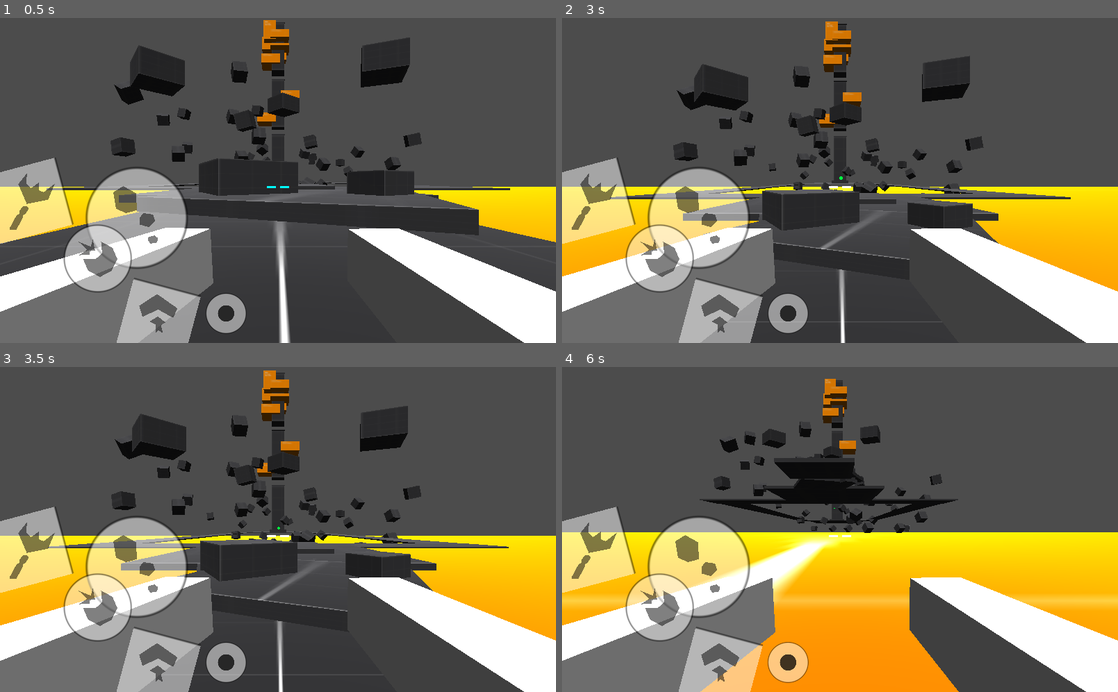
Above: before the commit, frames 1-4 (two rows, left to right).
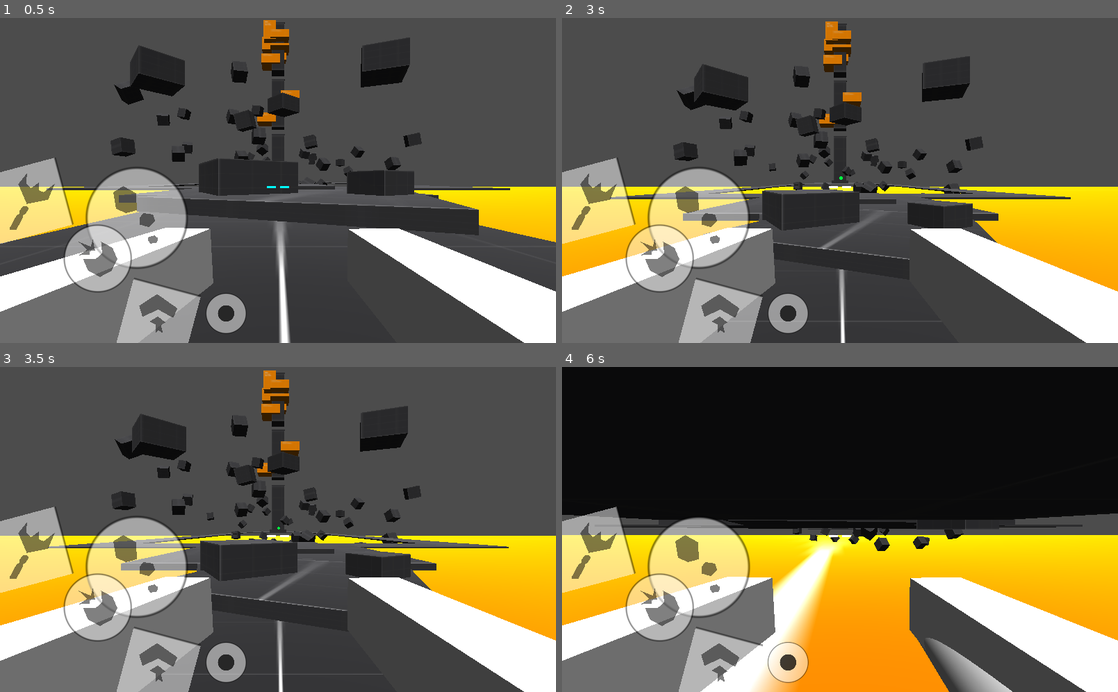
Above: after the commit, the same moments.

Repository: don-tnowe/godot-grappling-hook-fps
Game: Godot game, scene res://src/Screens/Main.tscn
Two runs of this game, one before a commit and one after it. Both use one fixed random seed, a clock stepped at 60 frames per second and the inputs below.
Inputs (mouse positions are in pixels of both pictures, inside the frame that each line leads up to):
- Up to frame 1 (0.5 s): no input
- Up to frame 2 (3 s): tap Enter at 0.5 s; move the mouse to (867, 180) at 0.52 s; hold W (move_fwd) from 0.53 s (still down); right-click (867, 180) at 0.6 s; tap Space (jump) at 0.77, 1.52, 2.75 s; move the mouse to (812, 180) at 1.27 s; click (812, 180) at 1.35 s; move the mouse to (851, 174) at 2.02 s; tap Shift (fire_special) at 2.1 s; move the mouse to (834, 187) at 2.77 s; tap Alt at 2.85 s
- Up to frame 3 (3.5 s): keep holding W (move_fwd); tap Space (jump) at 3.02 s
- Up to frame 4 (6 s): move the mouse to (1006, 578) at 3.52 s; release W (move_fwd) at 3.53 s; hold A (strafe_left) 3.53-5.03 s; right-click (1006, 578) at 3.6 s; tap Space (jump) at 3.77, 4.52 s; move the mouse to (673, 480) at 4.27 s; click (673, 480) at 4.35 s; move the mouse to (845, 529) at 5.02 s; hold W (move_fwd) 5.03-5.78 s; tap Shift (fire_special) at 5.1 s; move the mouse to (817, 523) at 5.77 s; hold D (strafe_right) from 5.78 s (still down); tap Alt at 5.85 s

Frame 1 is identical in both runs. In frame 2, less than 0.1% of the frame differs, in the area x 20-79%, y 1-78%; in frame 3, less than 0.1%; in frame 4, 54%, in the area x 0-100%, y 0-100%.

Commit message:
Value Adjustments

Diff:
--- a/src/Hero/Hero.gd
+++ b/src/Hero/Hero.gd
@@ -3,11 +3,11 @@
 
 signal jumped(completed)
 
-export var run_acceleration := 8.0
-export var run_max_speed := 4.0
+export var run_acceleration := 16.0
+export var run_max_speed := 12.0
 export var sprint_acceleration := 4.0
-export var sprint_max_speed := 12.0
-export var brake := 12.0
+export var sprint_max_speed := 36.0
+export var brake := 16.0
 
 export var jump_strength := 9.0
 export var gravity := 18.0
--- a/src/Hero/Weapons/BouncegunBullet.gd
+++ b/src/Hero/Weapons/BouncegunBullet.gd
@@ -4,7 +4,7 @@
 export var speed := 24.0
 export var hit_knockback := 16.0
 export var bounce_gravity := 18.0
-export var bounce_count := 2
+export var bounce_count := 3
 
 var velocity := Vector3.ZERO
 var has_bounced := false
--- a/src/Hero/Weapons/GrapplinHook.gd
+++ b/src/Hero/Weapons/GrapplinHook.gd
@@ -51,7 +51,7 @@
 func attach_to_point(point):
 	attached_tip = point
 	attached_pivot = attached_tip
-	attached_pivot_distance = hero_node.transform.origin.distance_to(attached_pivot)
+	attached_pivot_distance = hero_node.translation.distance_to(attached_pivot)
 	attached = true
 	$"%Chain".visible = true
 
@@ -192,7 +192,7 @@
 	if !attached: return
 	if completed: return
 
-	if attached_pivot.y > hero_node.translation.y:
+	if attached_pivot.y > hero_node.translation.y - 1.5:
 		hero_node.jump()
 
 	detach()
--- a/src/Hero/Weapons/RocketLauncher.gd
+++ b/src/Hero/Weapons/RocketLauncher.gd
@@ -27,7 +27,7 @@
 	else:
 		rocket.launch(global_transform.basis.xform(Vector3.FORWARD))
 
-	rocket.velocity += hero_node.velocity
+	rocket.velocity += hero_node.velocity * 0.66
 	rocket.translation = $"%FiringOrigin".global_translation
 
 
